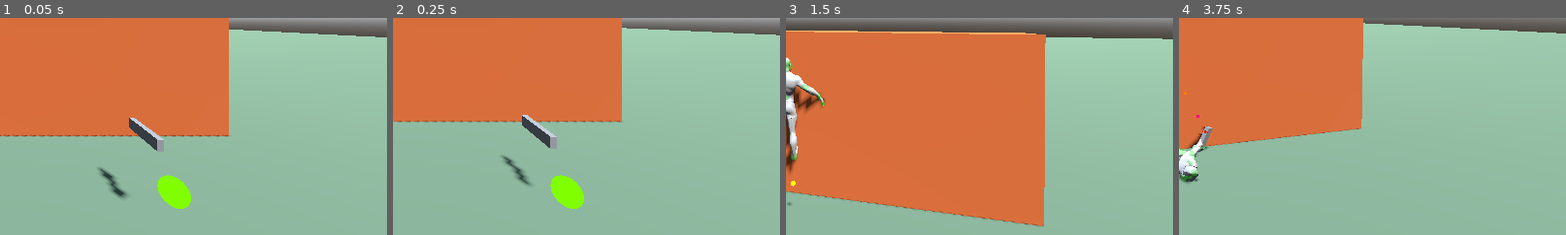
Above: before the commit, frames 1-4 (left to right).
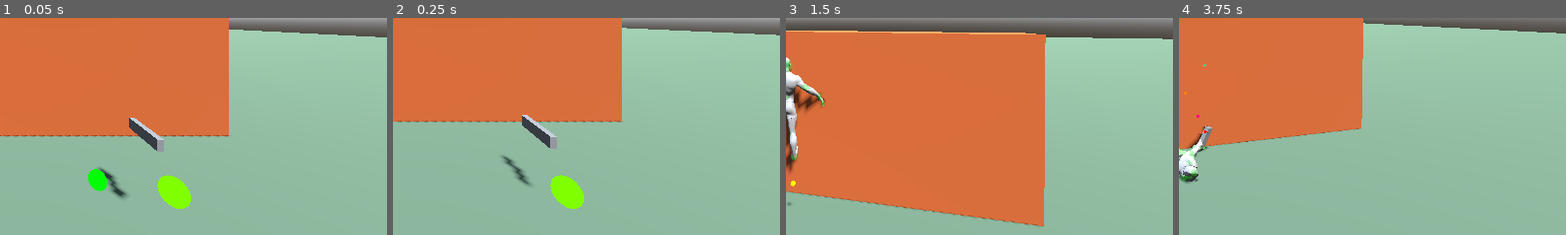
Above: after the commit, the same moments.

Repository: lmf-git/fpsikanimragdoll
Game: Godot game, scene res://world.tscn
Same seed, same stepped clock (60 frames per second), same inputs: the game is played once before the commit and once after it.
Inputs (mouse positions are % of the whole screen's width and height, from its top left):
- Up to frame 1 (0.05 s): no input
- Up to frame 2 (0.25 s): no input
- Up to frame 3 (1.5 s): tap Enter at 0.5 s; move the mouse to (55, 50) at 0.52 s; hold Shift (sprint) 0.53-1.28 s; hold W (move_forward) from 0.53 s (still down); click (55, 50) at 0.67 s; tap Space (jump) at 0.77 s; move the mouse to (45, 50) at 1.27 s; tap O (toggle_camera) at 1.35 s
- Up to frame 4 (3.75 s): keep holding W (move_forward); tap Space (jump) at 1.52, 3.02 s; move the mouse to (52, 48) at 2.02 s; hold I (toggle_ik) 2.03-2.78 s; move the mouse to (49, 52) at 2.77 s; tap R (toggle_ragdoll) at 2.85 s; click (49, 52) at 2.92 s; move the mouse to (57, 51) at 3.52 s; tap E at 3.6 s
The pictures show only the part of the screen within x 50-100%, y 50-100%; the shares and areas given below are measured in that part.

The runs differ from the first frame. In frame 1, 0.4% of the frame differs, in the area x 22-28%, y 69-80%; in frame 2, nothing differs; in frame 3, nothing differs; in frame 4, less than 0.1%.

Commit message:
Fix weapon aiming to use full camera direction and adjust arm IK
Camera direction fix:
- Changed from Y-only rotation to full camera transform basis
- Hand target now moves in 3D space to keep gun aligned with eye sight
- Fixes gun rotating instead of hand moving when aiming up/down/left/right
- Applied to right hand, left hand rifle grip, and pistol support grip

Arm positioning improvements:
- Right hand target: moved forward from Z=-0.6 to Z=-1.0
- Right elbow: increased outward offset from 0.25 to 0.4
- Right elbow: increased downward offset from 0.12 to 0.15
- Creates better weapon holding stance with elbow further from body

Result: Gun stays aligned with camera line of sight, proper shooting posture

Diff:
--- a/character.tscn
+++ b/character.tscn
@@ -107,7 +107,7 @@
 show_in_game = true
 
 [node name="RightHandTarget" type="Area3D" parent="IKTargets"]
-transform = Transform3D(1, 0, 0, 0, 1, 0, 0, 0, 1, 0.45, 1.15, -0.6)
+transform = Transform3D(1, 0, 0, 0, 1, 0, 0, 0, 1, 0.45, 1.15, -1.0)
 collision_layer = 16
 collision_mask = 0
 script = ExtResource("5")
--- a/character_controller.gd
+++ b/character_controller.gd
@@ -1983,14 +1983,14 @@
 		WeaponState.AIMING:
 			target_offset = aim_weapon_offset
 
-	# Position right hand IK target to follow AIM DIRECTION (camera), not body
+	# Position right hand IK target to follow FULL CAMERA DIRECTION
 	var right_hand_target = ik_targets_node.get_node_or_null("RightHandTarget")
 	if right_hand_target:
 		var base_offset = target_offset + current_sway
 
-		# Position hand relative to CAMERA AIM DIRECTION, not body direction
-		# This makes hands follow where you're looking
-		var camera_basis = Basis(Vector3.UP, active_camera.global_rotation.y)  # Camera's aim direction
+		# Use FULL camera transform basis (includes pitch, yaw, roll)
+		# This ensures hand moves to keep weapon aligned with camera line of sight
+		var camera_basis = active_camera.global_transform.basis
 
 		# Apply hand recoil to offset
 		var final_offset = base_offset + current_hand_recoil
@@ -2014,8 +2014,8 @@
 			else:
 				# No secondary grip - calculate position relative to right hand
 				# Position left hand forward and slightly up from right hand
-				# Use CAMERA basis so left hand follows aim direction
-				var camera_basis = Basis(Vector3.UP, active_camera.global_rotation.y)
+				# Use full camera basis so left hand follows aim direction
+				var camera_basis = active_camera.global_transform.basis
 
 				# Start from right hand target position
 				var right_hand_pos: Vector3 = right_hand_target.global_position if right_hand_target else global_position
@@ -2033,8 +2033,8 @@
 			# Pistol (one-handed): Left hand only supports when aiming, not during hip fire
 			# Left hand should be below and slightly forward of right hand for proper pistol grip
 			if weapon_state == WeaponState.AIMING:
-				# Use CAMERA basis so left hand follows aim direction
-				var camera_basis = Basis(Vector3.UP, active_camera.global_rotation.y)
+				# Use full camera basis so left hand follows aim direction
+				var camera_basis = active_camera.global_transform.basis
 				var right_hand_pos: Vector3 = right_hand_target.global_position if right_hand_target else global_position
 
 				# Offset for pistol support grip:
@@ -2076,9 +2076,10 @@
 		# Elbow should be closer to chest (35% to hand) so it's well behind the hand target
 		var elbow_pos = anchor_transform.origin + chest_to_hand * 0.35
 
-		# Gentle offset to the right and down for natural bend
-		elbow_pos += aim_right * 0.25   # Outward offset
-		elbow_pos += aim_down * 0.12    # Downward offset
+		# Offset to the right and down for natural arm bend
+		# Increased right offset for proper shooting stance
+		elbow_pos += aim_right * 0.4    # Further outward for weapon holding
+		elbow_pos += aim_down * 0.15    # Slightly more downward offset
 
 		right_elbow_target.global_position = elbow_pos
 
